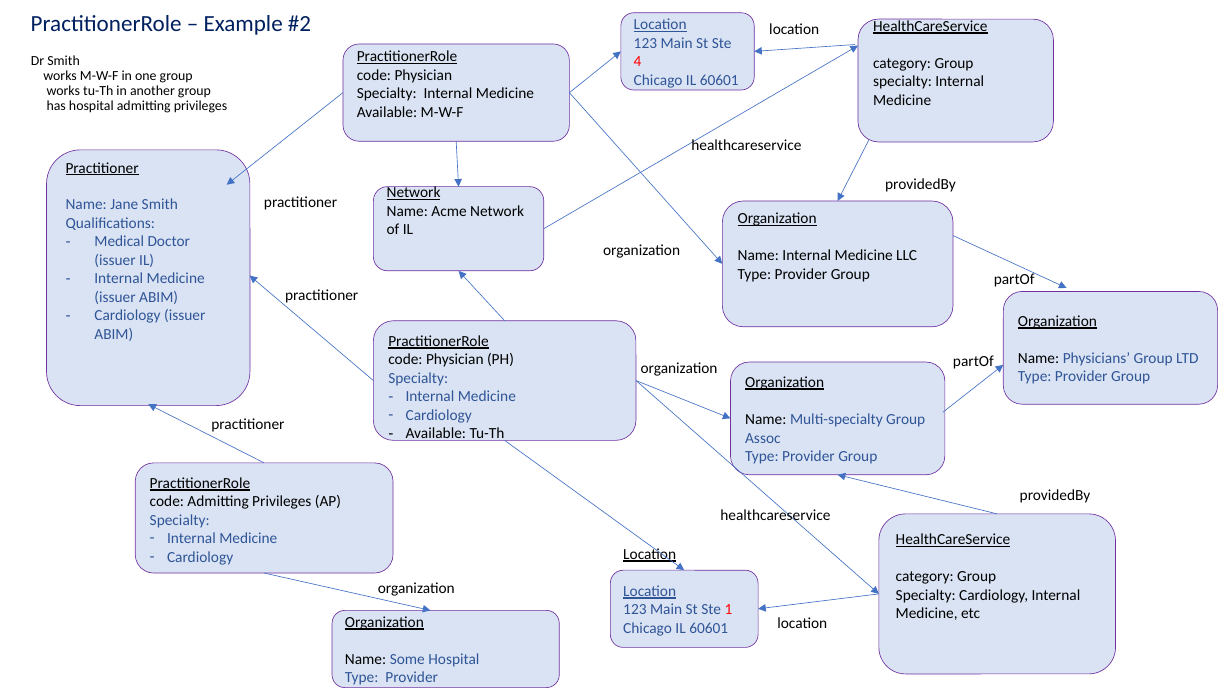
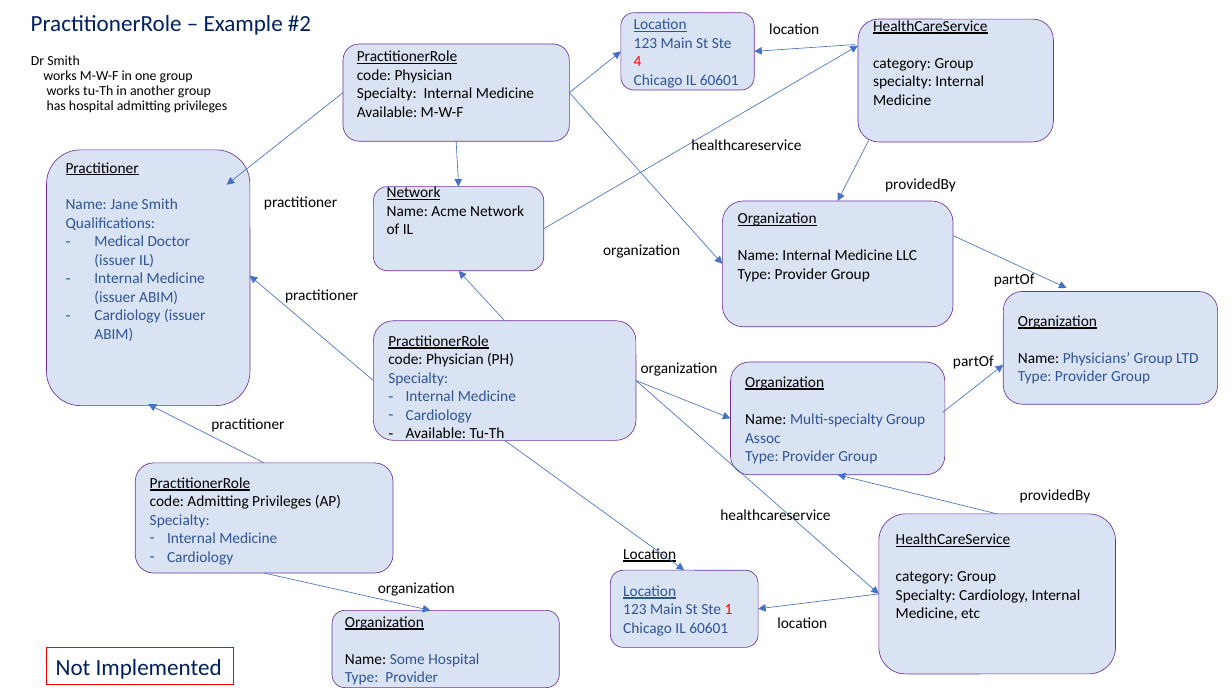
Before and after one commit to HL7/davinci-pdex-plan-net, a slide deck: slide 11 of fsh/ig-data/input/images/patterns.pptx (slide 10 before the commit). Drawn at 1232x693 pixels with LibreOffice and Linux fonts; fonts in the diff are those of the drawing. Boxes give left, top, right and bottom in pixels: in the first picture for what was removed or moved away, otherwise in the second. Text is boxed around its words. In the diff, an @@ line names an element or a change of style, - is before the commit and + after.

```diff
--- a/fsh/ig-data/input/images/patterns.pptx
+++ b/fsh/ig-data/input/images/patterns.pptx
@@ rectangle added at [46, 648, 233, 685], outline #FF0000 0.75 pt, 18 pt, text #002060 @@
+Not Implemented
```
Also in this commit, not shown: 13 other slides changed, 1 slide added, 7 other files.
